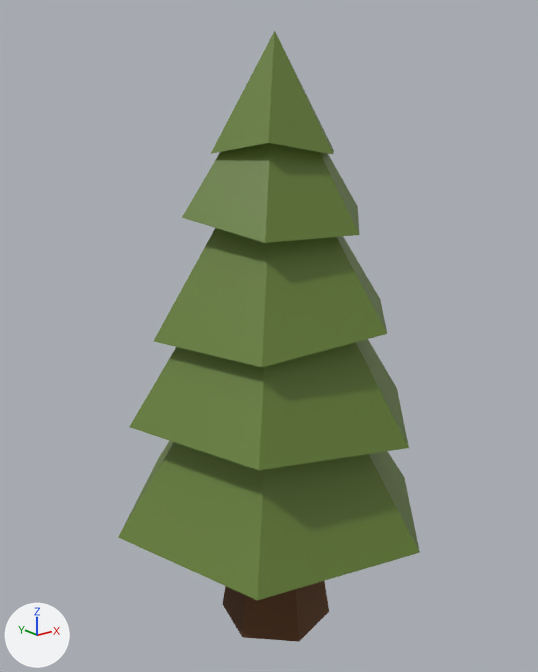
Before and after pictures for a commit that changed the FBX model public/CityEnvironment/Tree2.fbx.
Both versions are drawn from a 50 mm lens placed at (-4.18, -5.11, 5.03), pointed at (-0.04, 0.06, 2.96). The axes (+X, +Y, +Z) are drawn at lower left. The lights are the same throughout. Where no turn or scale is listed for an object, it has been applied to the vertices.

Objects in the first picture: 'Tree2'.
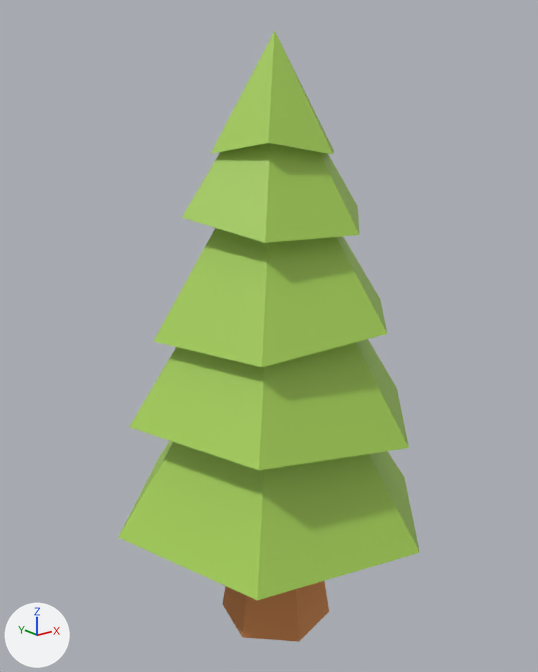
What differs and where, as boxes [x1, y1, x2, y2] in the pictures (538 x 672 px):
part 1 of me_plane_033, recoloured: [223, 581, 329, 642] in both
part 2 of me_plane_033, recoloured: [118, 31, 420, 600] in both

What the commit changed:
Material 'Kora.002' (mat_kora_002) is new.
Its base color is (0.621, 0.244, 0.0821) (orange #cf8751).
Its roughness is 1.0.
Material 'Sosna.001' (mat_sosna_001) is new.
Its base color is (0.377, 0.621, 0.0941) (green #a5cf56).
me_plane_033 has 53 vertices, 49 faces and spans x -1.55..1.48, y -1.5..1.49, z 0.0..5.6.
me_plane_033 is used by ob_tree2; location (0.0, 0.0, 0.0).
me_plane_033 part 1: all 14 faces that had it switch from mat_kora (brown #5c3c24) to mat_kora_002 (orange #cf8751).
me_plane_033 part 2: all 35 faces that had it switch from mat_sosna (green #657e35) to mat_sosna_001 (green #a5cf56).
